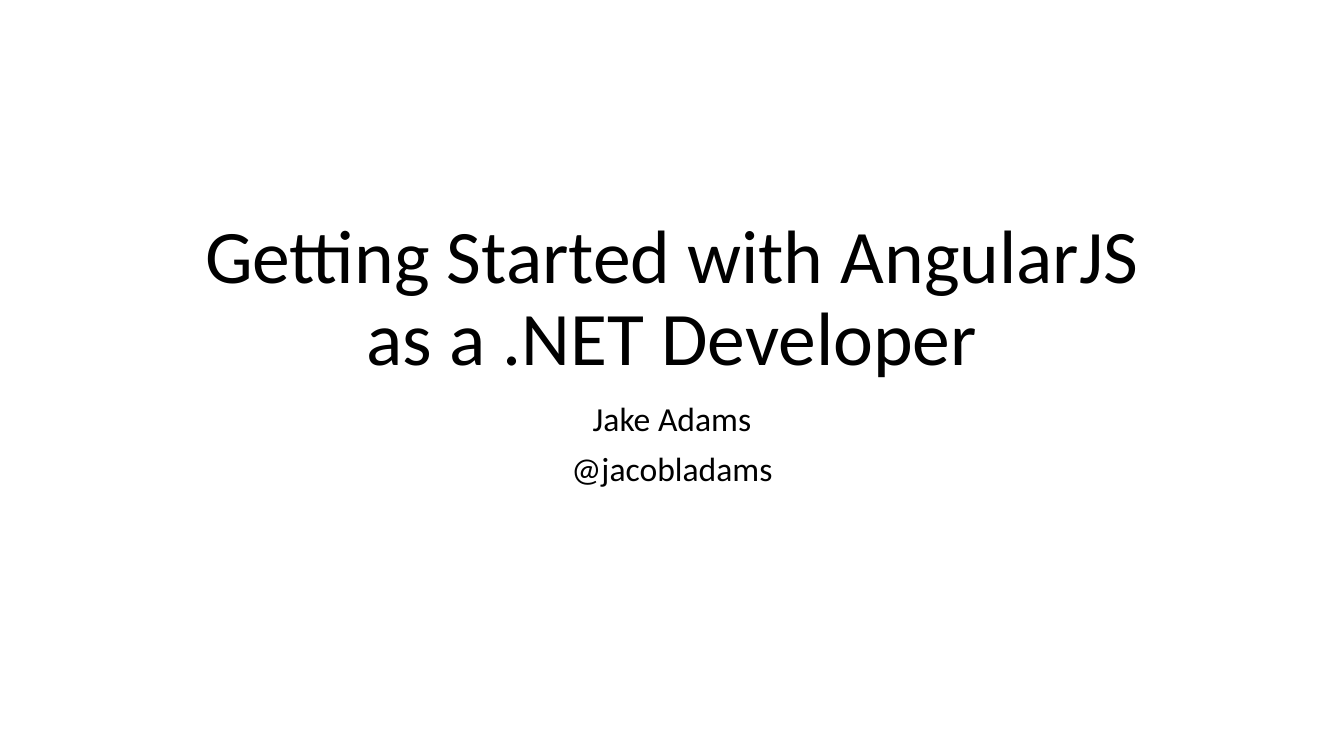
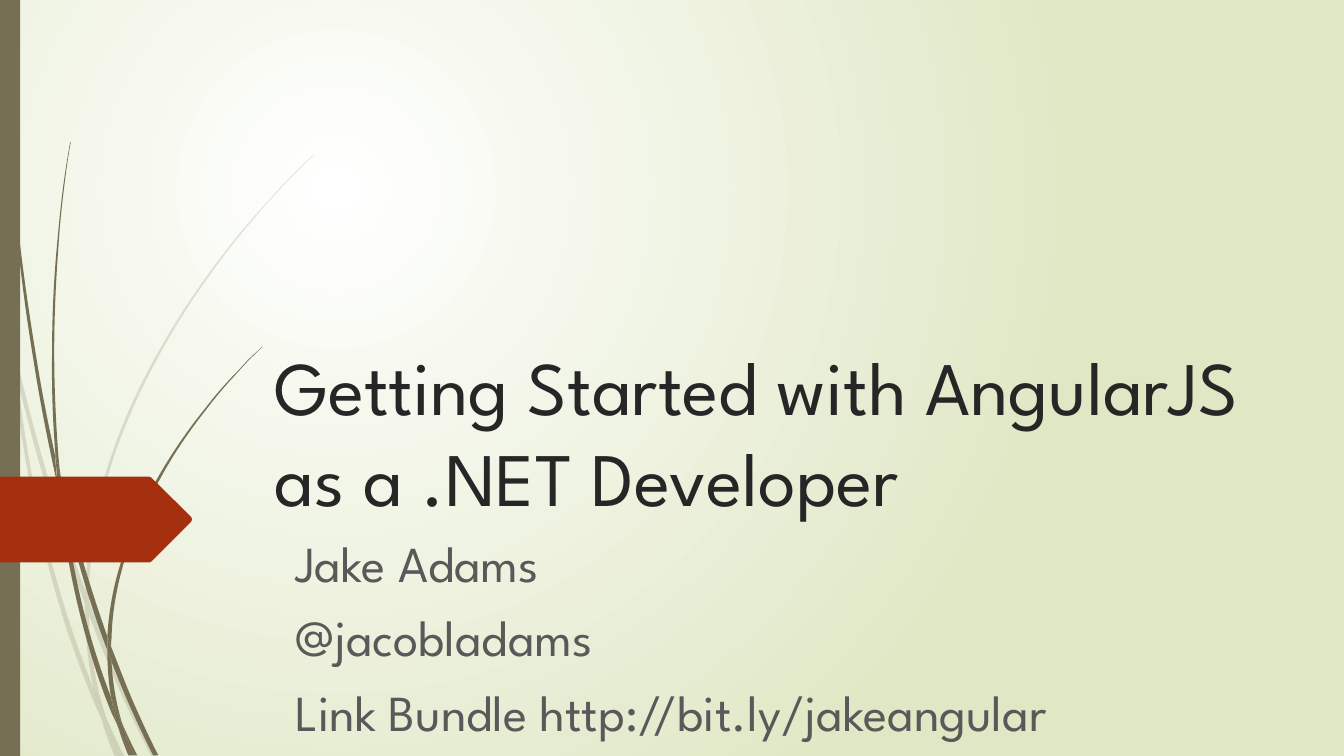
Before and after one commit to jacobladams/presentations, a slide deck: slide 1 of angular-js/Getting Started with AngularJS.pptx. Drawn at 1344x756 pixels with LibreOffice and Linux fonts; fonts in the diff are those of the drawing. Boxes give left, top, right and bottom in pixels: in the first picture for what was removed or moved away, otherwise in the second. Text is boxed around its words. In the diff, an @@ line names an element or a change of style, - is before the commit and + after.

Commit message:
Slide style and added slides

```diff
--- a/angular-js/Getting Started with AngularJS.pptx
+++ b/angular-js/Getting Started with AngularJS.pptx
@@ background #FFFFFF to gradient #FFFFFF to #DFE8C4 @@
@@ rectangle added at (0, 0, 20, 756), fill #766F54 @@
@@ title "Getting Started with AngularJS as ...": place and size @@
-title "Getting Started with AngularJS as ..." at (205, 230, 1138, 378)
+title "Getting Started with AngularJS as ..." at (274, 363, 1237, 522)
@@ title "Getting Started with AngularJS as ..." at (274, 363, 1237, 522): font Calibri to League Spartan, text colour #000000 to #262626; alignment centre to left; line spacing 0.9 to 1 @@
@@ freeform shape added at (0, 477, 193, 563), fill #A53010 @@
@@ subtitle "Jake Adams": place and size @@
-subtitle "Jake Adams" at (571, 407, 772, 487)
+subtitle "Jake Adams" at (295, 547, 1047, 742)
@@ subtitle at (295, 547, 592, 667): size 24 to 36 pt, font Calibri to League Spartan, text colour #000000 to #595959 in "Jake Adams", "@jacobladams"; alignment centre to left; line spacing 0.9 to 1 @@
@@ group added at (0, 154, 315, 756): 10 freeform shapes @@
@@ group added at (3, 0, 262, 756): 12 freeform shapes @@
@@ subtitle at (295, 696, 1047, 742): paragraph added @@
+Link Bundle http://bit.ly/jakeangular
```
Also in this commit, not shown: 5 other slides changed, 2 slides added, 1 slide removed.
